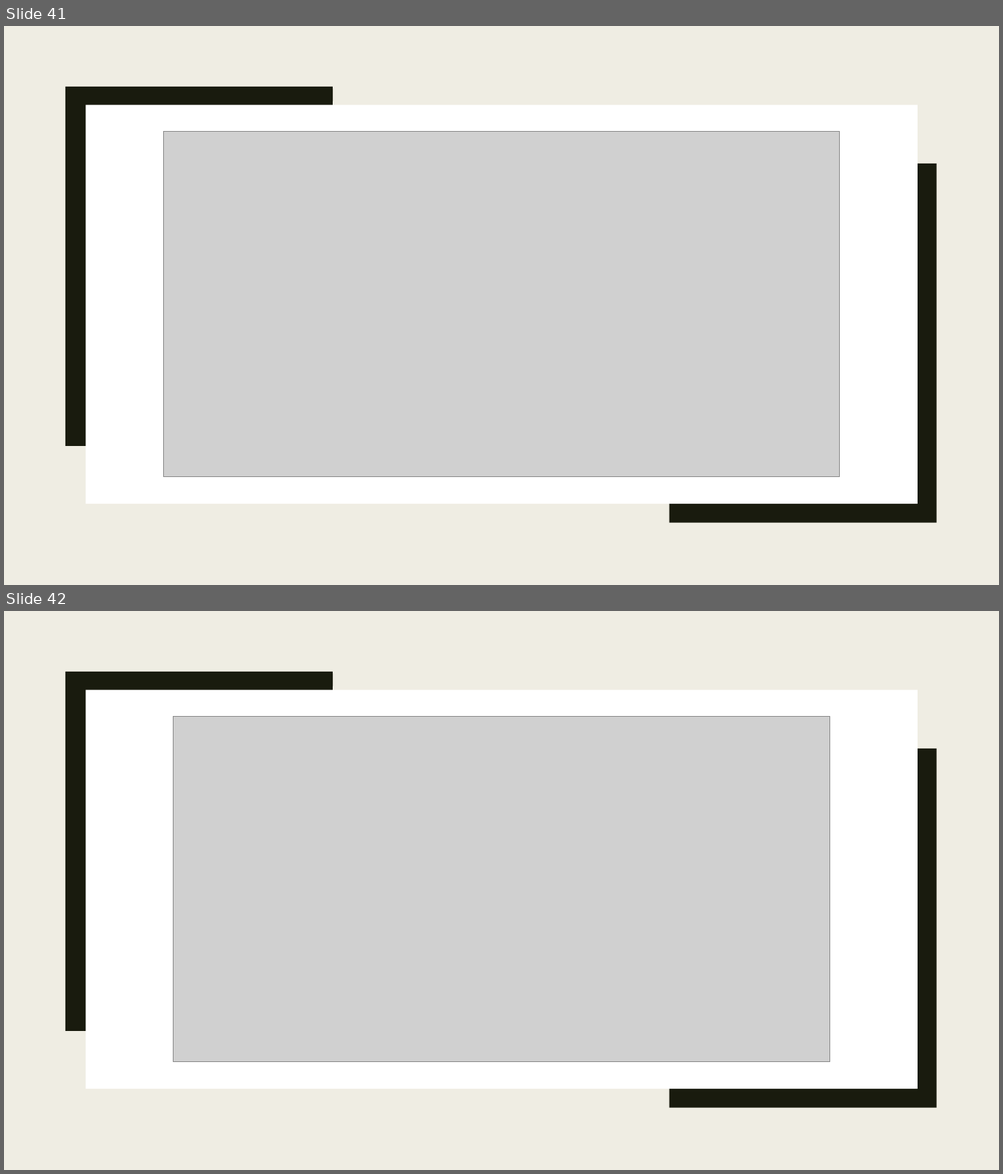
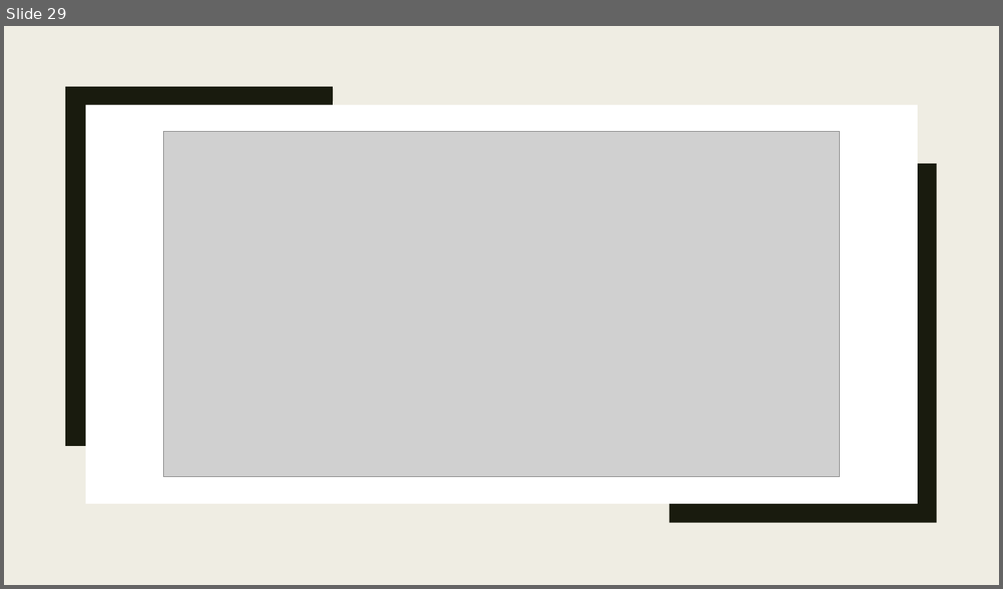
Before and after one commit to Helinks/SI-DLYTime, a slide deck: 3-Trimestre/DLYTimeDB.pptx. Shown one above the other, each under a label of ours: slides 41 and 42 before the commit, slide 29 after it. The pictures are 1003x1174 and 1003x589 pixels, drawn with LibreOffice and Linux fonts; fonts in the diff are those of the drawing; grey boxes stand for pictures. Boxes give left, top, right and bottom in pixels: in the first picture for what was removed or moved away, otherwise in the second. Text is boxed around its words. In the diff, an @@ line names an element or a change of style, - is before the commit and + after.

```diff
--- a/3-Trimestre/DLYTimeDB.pptx
+++ b/3-Trimestre/DLYTimeDB.pptx
@@ slide 42 removed at bbox=[4, 611, 999, 1170], background #EFEDE3 @@
@@ rectangle removed at bbox=[4, 611, 999, 1170] @@
@@ rectangle removed at bbox=[42, 611, 62, 1170] @@
@@ freeform shape removed at bbox=[65, 672, 333, 1031] @@
@@ rectangle removed at bbox=[85, 690, 917, 1089] @@
@@ picture removed at bbox=[173, 716, 830, 1062] @@
@@ freeform shape removed at bbox=[669, 749, 936, 1108] @@
@@ what was slide 41 is now slide 29 @@
```
Also in this commit, not shown: 1 slide changed, 11 slides added, 22 other slides removed.
